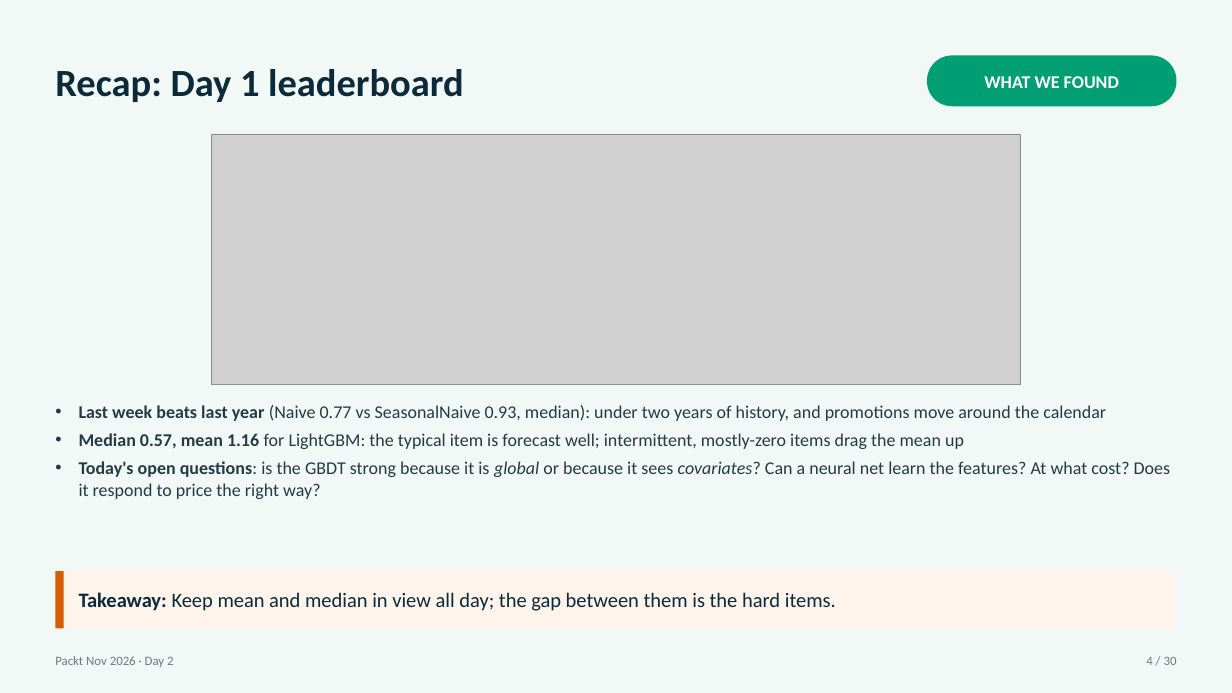
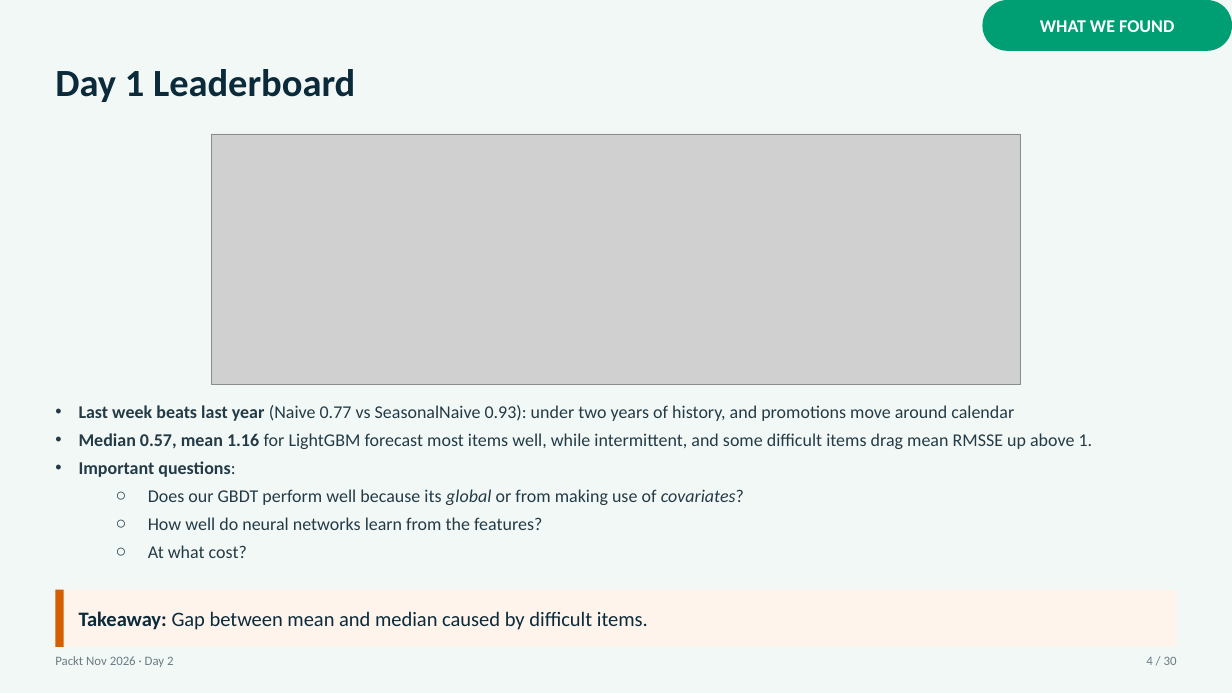
Before and after one commit to tackes/time-series-forecasting-bootcamp, a slide deck: slide 4 of day2_neural/slides_full/day2_slides.pptx. Drawn at 1232x693 pixels with LibreOffice and Linux fonts; fonts in the diff are those of the drawing; grey boxes stand for pictures. Boxes give left, top, right and bottom in pixels: in the first picture for what was removed or moved away, otherwise in the second. Text is boxed around its words. In the diff, an @@ line names an element or a change of style, - is before the commit and + after.

```diff
--- a/day2_neural/slides_full/day2_slides.pptx
+++ b/day2_neural/slides_full/day2_slides.pptx
@@ text "WHAT WE FOUND": place and size @@
-text "WHAT WE FOUND" at <box>984,76,1119,88</box>
+text "WHAT WE FOUND" at <box>1040,20,1174,32</box>
@@ rounded rectangle: place and size @@
-rounded rectangle at <box>927,55,1177,106</box>
+rounded rectangle at <box>982,0,1232,51</box>
@@ text at <box>55,69,355,102</box>: text changed @@
-Recap: Day 1 leaderboard
+Day 1 Leaderboard
@@ text at <box>79,405,1093,558</box>: text changed @@
-• Last week beats last year (Naive 0.77 vs SeasonalNaive 0.93, median): under two years of history, and promotions move around the calendar
-• Median 0.57, mean 1.16 for LightGBM: the typical item is forecast well; intermittent, mostly-zero items drag the mean up
-• Today's open questions: is the GBDT strong because it is global or because it sees covariates? Can a neural net learn the features? At what cost? Does it respond to price the right way?
+• Last week beats last year (Naive 0.77 vs SeasonalNaive 0.93): under two years of history, and promotions move around calendar
+• Median 0.57, mean 1.16 for LightGBM forecast most items well, while intermittent, and some difficult items drag mean RMSSE up above 1.
+• Important questions:
+  ○ Does our GBDT perform well because its global or from making use of covariates?
+  ○ How well do neural networks learn from the features?
+  ○ At what cost?
@@ rectangle: place and size @@
-rectangle at <box>55,571,1177,628</box>
+rectangle at <box>55,590,1177,647</box>
@@ rectangle: place and size @@
-rectangle at <box>55,571,64,628</box>
+rectangle at <box>55,590,64,647</box>
@@ text at <box>79,611,648,630</box>: text changed @@
-Takeaway: Keep mean and median in view all day; the gap between them is the hard items.
+Takeaway: Gap between mean and median caused by difficult items.
```
Also in this commit, not shown: 25 other slides changed, 9 slides added, 2 slides removed, 1 other file.
